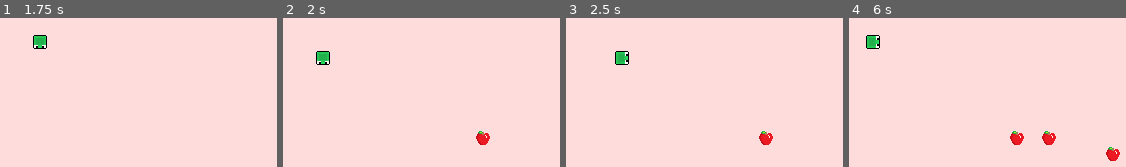
Above: before the commit, frames 1-4 (left to right).
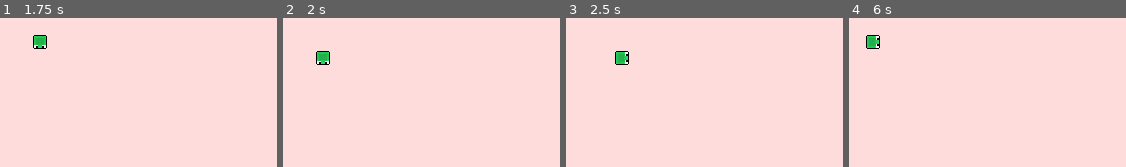
Above: after the commit, the same moments.

Repository: Tale152/snake-plus-plus-godot
Game: Godot game, scene res://src/Main.tscn
Two runs of this game, one before a commit and one after it. Both use one fixed random seed, a clock stepped at 60 frames per second and the inputs below.
Inputs:
- Up to frame 1 (1.75 s): hold Right (move_right) 0.53-1.28 s; tap Enter at 1.25 s; hold Down (move_down) from 1.28 s (still down)
- Up to frame 2 (2 s): keep holding Down (move_down)
- Up to frame 3 (2.5 s): release Down (move_down) at 2.03 s; hold Right (move_right) from 2.03 s (still down)
- Up to frame 4 (6 s): tap Space at 2.75, 5.75 s; release Right (move_right) at 2.78 s; hold Up (move_up) 2.78-3.53 s; hold Left (move_left) 3.53-5.03 s; tap Enter at 4.25 s; hold Down (move_down) 5.03-5.78 s; hold Right (move_right) from 5.78 s (still down)

Frame 1 is identical in both runs. In frame 2, 0.3% of the frame differs, in the area x 69-75%, y 75-86%; in frame 3, 0.3%; in frame 4, 1.0%, in the area x 58-98%, y 75-96%.

Commit message:
apple spawn on free cells

Diff:
--- a/src/Main.gd
+++ b/src/Main.gd
@@ -1,4 +1,8 @@
 extends Node
+
+const FIELD_CELLS_WIDTH = 20
+const FIELD_CELLS_HEIGHT = 10
+const CELL_SIZE = 16
 
 const APPLE = preload("res://src/game/edibles/Apple.tscn")
 const DIRECTIONS = preload("res://src/enums/DirectionsEnum.gd").DIRECTIONS
@@ -13,17 +17,27 @@
 const ACTION_MOVE_UP = "move_up"
 const ACTION_MOVE_DOWN = "move_down"
 
-const CELL_SIZE = 16
+const EDIBLE_SPAWN_DELTA_SECONDS = 1
+var edible_spawn_elapsed_seconds
+const EDIBLE_SPAWN_PROBABILITY = 0.25
+
 var edibles
 var to_be_removed_queue
 
+var rng = RandomNumberGenerator.new()
+
 func _ready():
+	rng.randomize()
 	movement_elapsed_seconds = 0
+	edible_spawn_elapsed_seconds = 0
 	edibles = []
 	to_be_removed_queue = []
 	can_set_direction = true
-	$Snake.initialize(DIRECTIONS.RIGHT, Vector2(0, 0), Vector2(320, 160))
-	$Timer.start()
+	$Snake.initialize(
+		DIRECTIONS.RIGHT,
+		Vector2(0, 0),
+		Vector2(FIELD_CELLS_WIDTH * CELL_SIZE, FIELD_CELLS_HEIGHT * CELL_SIZE)
+	)
 
 func _process(delta):
 	if can_set_direction:
@@ -53,15 +67,30 @@
 		r.queue_free()
 	to_be_removed_queue.clear()
 
-func _on_Timer_timeout():
-	var apple_instance = APPLE.instance()
-	add_child(apple_instance)
-	var x = (randi()%20)*16
-	var y = (randi()%10)*16
-	apple_instance.spawn(Vector2(x, y), $Snake, self)
-	edibles.push_back(apple_instance)
+	edible_spawn_elapsed_seconds += delta
+	if(edible_spawn_elapsed_seconds >= EDIBLE_SPAWN_DELTA_SECONDS):
+		edible_spawn_elapsed_seconds -= edible_spawn_elapsed_seconds
+		var r = rng.randf()
+		if r <= EDIBLE_SPAWN_PROBABILITY:
+			var apple_instance = APPLE.instance()
+			var found = false
+			var spawn_position
+			while !found:
+				var x = (rng.randi()%FIELD_CELLS_WIDTH)*CELL_SIZE
+				var y = (rng.randi()%FIELD_CELLS_HEIGHT)*CELL_SIZE
+				spawn_position = Vector2(x, y)
+				found = !is_overlapping(spawn_position, [$Snake.get_node("Head")]) && !is_overlapping(spawn_position, $Snake.body_parts) && !is_overlapping(spawn_position, edibles)
+			add_child(apple_instance)
+			apple_instance.spawn(spawn_position, $Snake, self)
+			edibles.push_back(apple_instance)
 
 func remove_edible(edible):
 	edibles.erase(edible)
 	if edible != null:
 		to_be_removed_queue.push_back(edible)
+
+func is_overlapping(position, nodes):
+	for n in nodes:
+		if n.position == position:
+			return true
+	return false
--- a/src/Main.tscn
+++ b/src/Main.tscn
@@ -11,9 +11,4 @@
 margin_bottom = 160.0
 color = Color( 1, 0.866667, 0.866667, 1 )
 
-[node name="Timer" type="Timer" parent="."]
-wait_time = 2.0
-
 [node name="Snake" parent="." instance=ExtResource( 1 )]
-
-[connection signal="timeout" from="Timer" to="." method="_on_Timer_timeout"]
